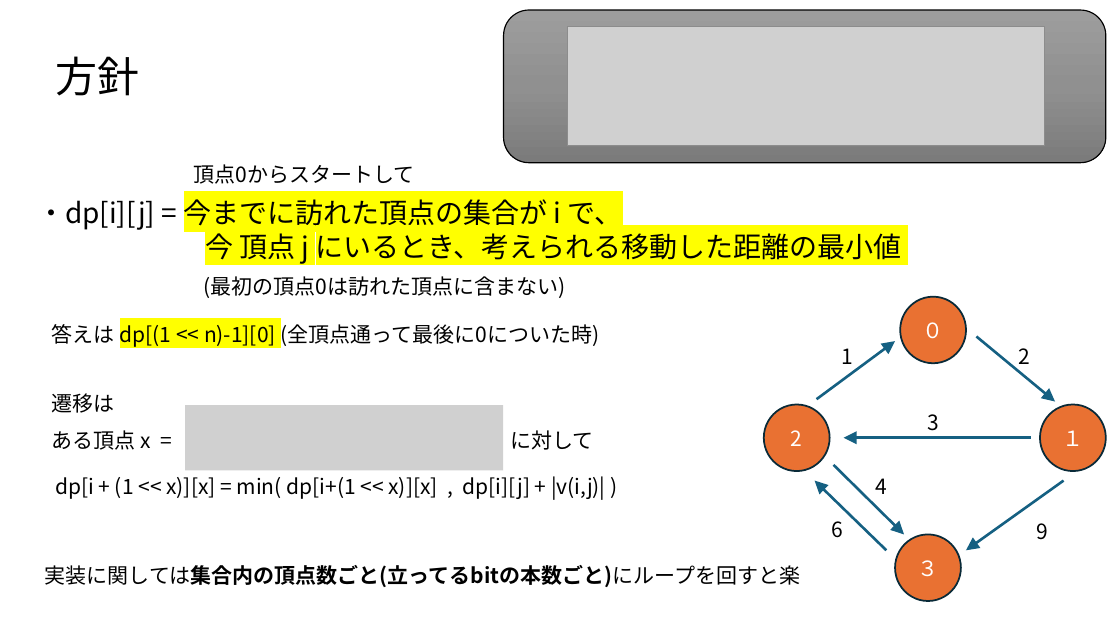
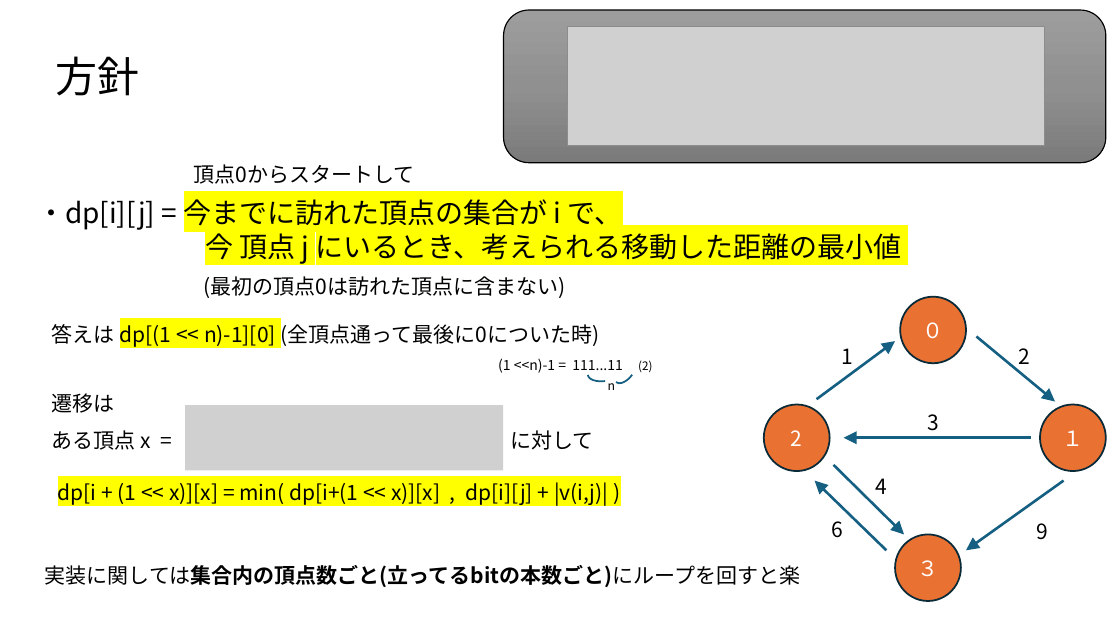
Before and after one commit to triC-tmu/workshop_2024, a slide deck: slide 16 of 20240331_bit全探索_bitDP/bit全探索_bitDP.pptx. Drawn at 1120x630 pixels with LibreOffice and Linux fonts; fonts in the diff are those of the drawing; grey boxes stand for pictures. Boxes give left, top, right and bottom in pixels: in the first picture for what was removed or moved away, otherwise in the second. Text is boxed around its words. In the diff, an @@ line names an element or a change of style, - is before the commit and + after.

```diff
--- a/20240331_bit全探索_bitDP/bit全探索_bitDP.pptx
+++ b/20240331_bit全探索_bitDP/bit全探索_bitDP.pptx
@@ text added at (498, 358, 622, 375), 12 pt, text #000000 @@
+(1 <<n)-1 = 111...11
@@ arc (boxed as its full ellipse) added at (610, 351, 643, 387), outline #156082 1.5 pt @@
@@ arc (boxed as its full ellipse) added at (587, 362, 622, 384), outline #156082 1.5 pt @@
@@ text added at (608, 383, 615, 390), 10.5 pt, text #000000 @@
+n
@@ text added at (638, 360, 652, 372), 10 pt, text #000000 @@
+(2)
@@ text "dp[i + (1 << x)][x] ..." at (58, 482, 608, 505): highlight none to #FFFF00 @@
```
Also in this commit, not shown: 4 other slides changed, 1 slide added, 1 slide removed, 2 other files.
